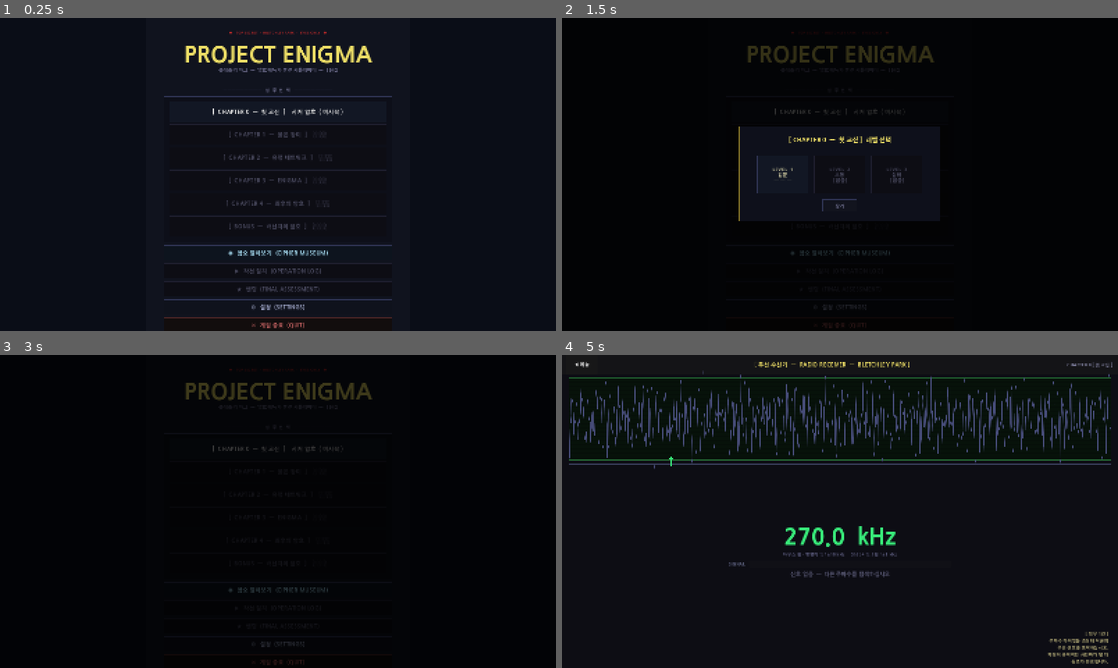
Above: before the commit, frames 1-4 (two rows, left to right).
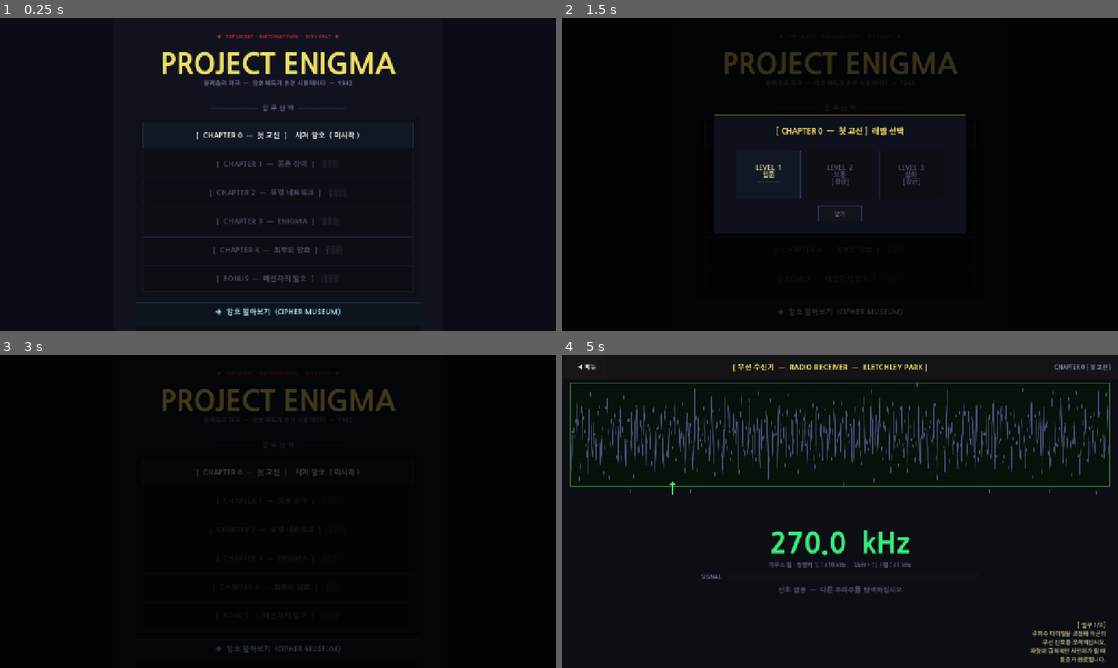
Above: after the commit, the same moments.

Repository: soomin007/Enigma
Game: Godot game, scene res://scenes/MainMenu.tscn
Same seed, same stepped clock (60 frames per second), same inputs: the game is played once before the commit and once after it.
Inputs:
- Up to frame 1 (0.25 s): no input
- Up to frame 2 (1.5 s): click "[ CHAPTER 0 — 첫 교신 ] 시저 암호 ( …" at 0.5 s; click "[ CHAPTER 0 — 첫 교신 ] 시저 암호 ( …" at 1.25 s
- Up to frame 3 (3 s): click "◈ 암호 알아보기 (CIPHER MUSEUM)" at 2 s; click "LEVEL 1 입문 ─ ─ ─" at 2.75 s
- Up to frame 4 (5 s): click "◀ 메뉴" at 3.5 s; click "책상 앞에 앉는다 →" at 4.25 s

The runs differ from the first frame. In frame 1, 6.9% of the frame differs, in the area x 24-76%, y 4-100%; in frame 2, 3.4%; in frame 3, 2.4%; in frame 4, 13%, in the area x 1-99%, y 2-99%.

Commit message:
fix: 기준 해상도 1280x720 (요청대로 레이아웃 그대로 1.5배 스케일)
canvas_items + aspect=keep로 1280x720 디자인을 창에 맞춰 1.5배 확대.
모든 아이콘/글씨 상대 위치는 그대로, 배율만 커짐.
(앞서 1600으로 물러섰던 것 철회 — 사용자 지시는 1280)

Co-Authored-By: Claude Opus 4.8 (1M context) <noreply@anthropic.com>

Diff:
--- a/project.godot
+++ b/project.godot
@@ -29,8 +29,8 @@
 
 [display]
 
-window/size/viewport_width=1600
-window/size/viewport_height=900
+window/size/viewport_width=1280
+window/size/viewport_height=720
 window/stretch/mode="canvas_items"
 window/stretch/aspect="keep"
 
